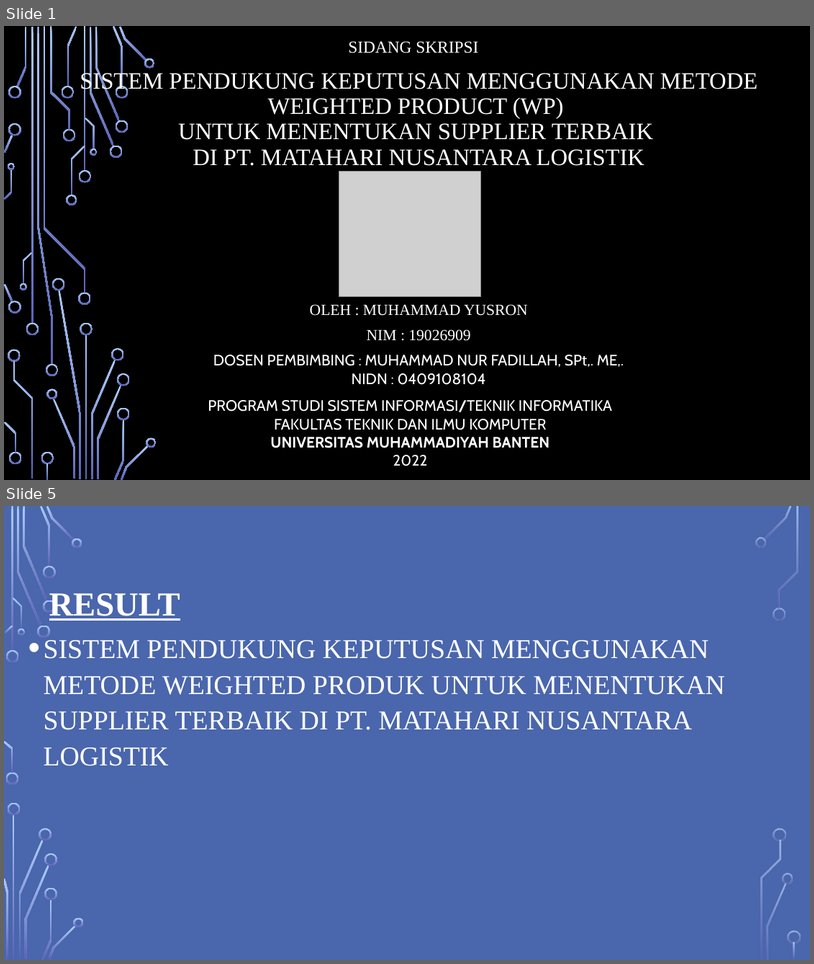
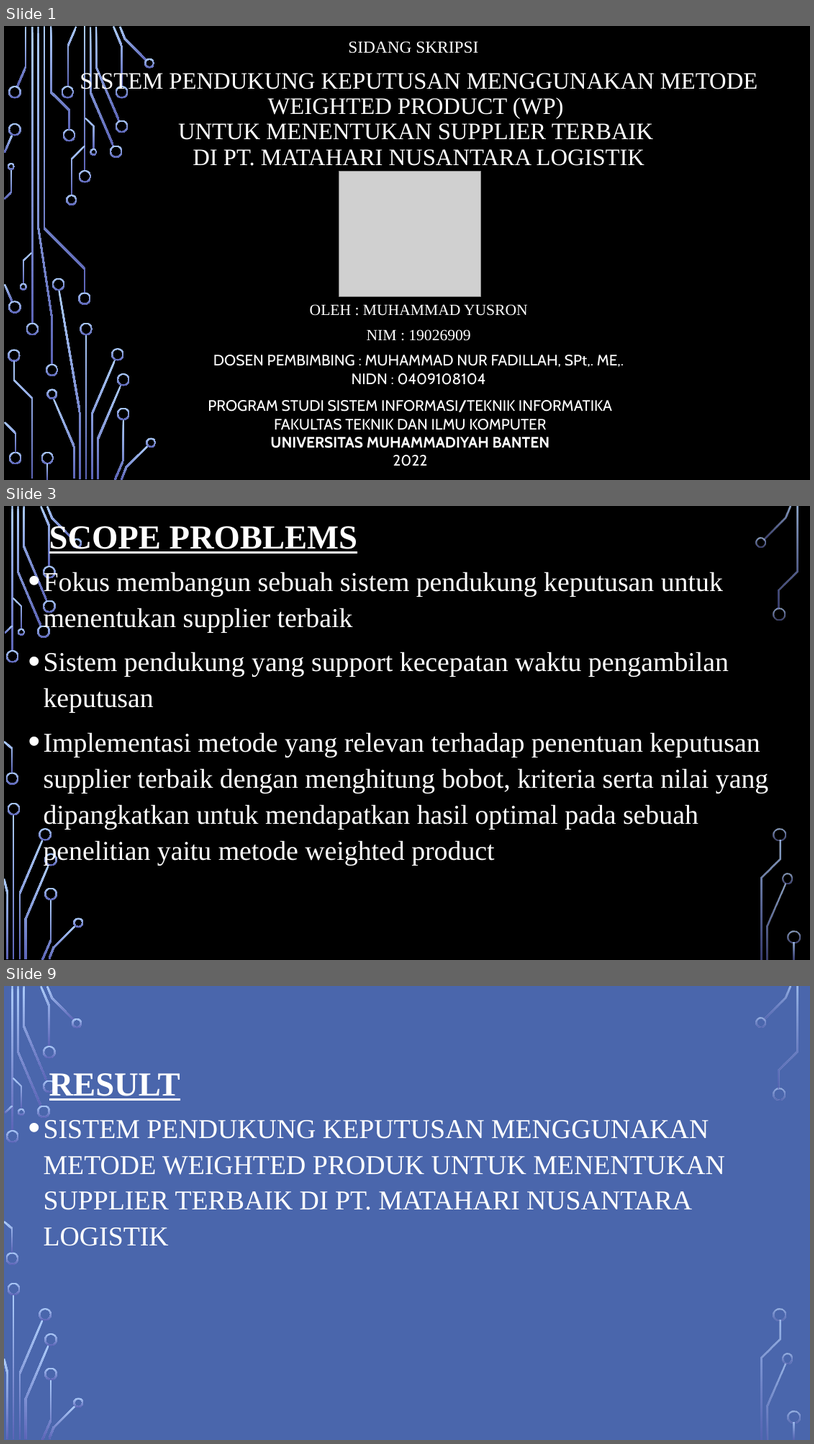
Before and after one commit to MYusron12/repository-detail-skripsi, a slide deck: skripsi ppt.pptx. Shown one above the other, each under a label of ours: slides 1 and 5 before the commit, slides 1, 3 and 9 after it; the slides between them are not shown. The pictures are 814x964 and 814x1444 pixels, drawn with LibreOffice and Linux fonts; fonts in the diff are those of the drawing; grey boxes stand for pictures; background and template pictures are left out. Boxes give left, top, right and bottom in pixels: in the first picture for what was removed or moved away, otherwise in the second. Text is boxed around its words. In the diff, an @@ line names an element or a change of style, - is before the commit and + after.

```diff
--- a/skripsi ppt.pptx
+++ b/skripsi ppt.pptx
@@ slide 3 added at (4,506,810,960), background picture (left out); not listed: 36 template elements that a slide beside it also shows @@
@@ title added at (49,523,358,556), 40 pt, text #FFFFFF, bold, underline @@
+SCOPE PROBLEMS
@@ text added at (44,570,769,865), 32.4 pt, text #FFFFFF @@
+• Fokus membangun sebuah sistem pendukung keputusan untuk menentukan supplier terbaik
+• Sistem pendukung yang support kecepatan waktu pengambilan keputusan
+• Implementasi metode yang relevan terhadap penentuan keputusan supplier terbaik dengan menghitung bobot, kriteria serta nilai yang dipangkatkan untuk mendapatkan hasil optimal pada sebuah penelitian yaitu metode weighted product
@@ what was slide 5 is now slide 9 @@
```
Also in this commit, not shown: 3 slides changed, 3 other slides added, 2 other files.
